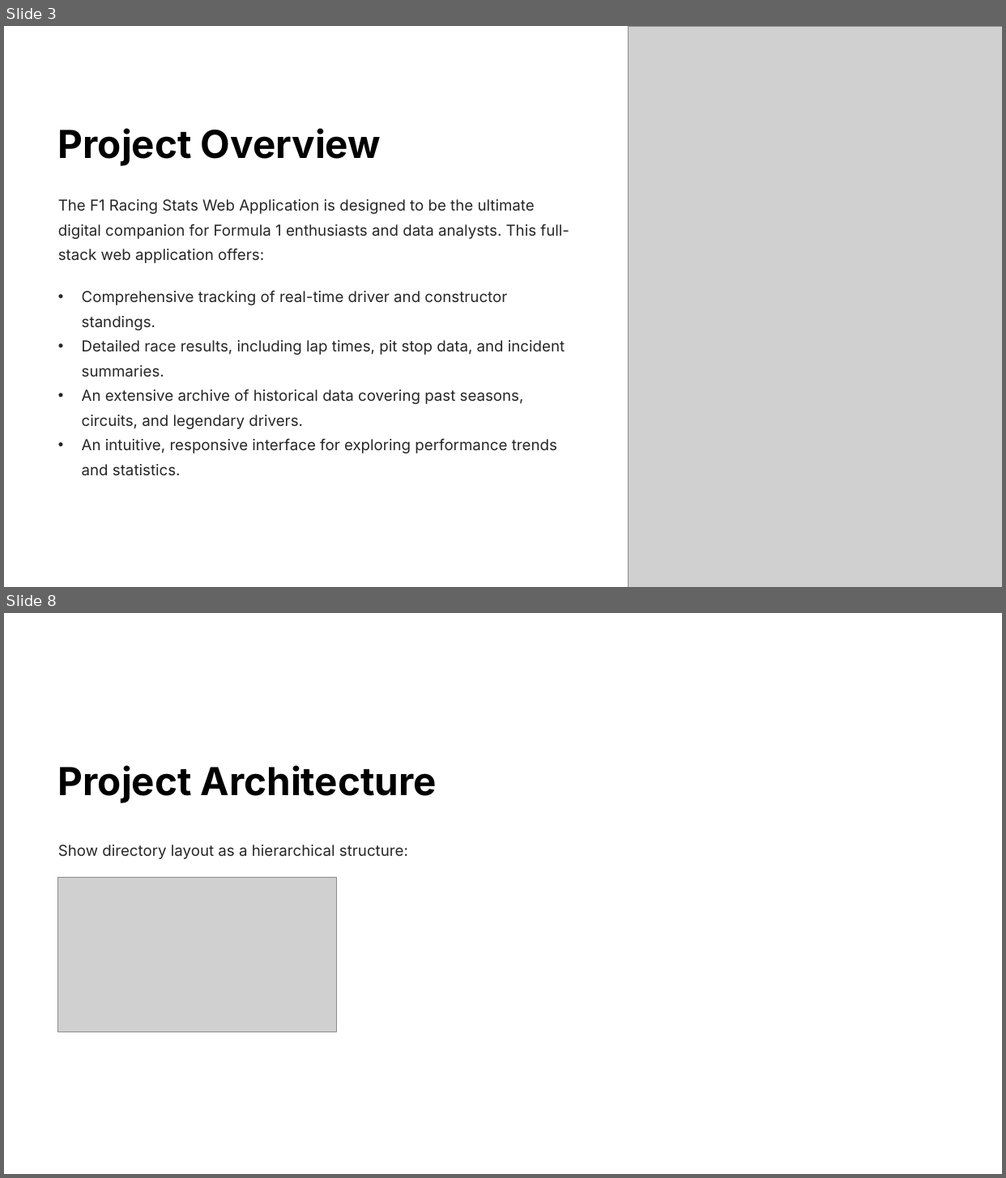
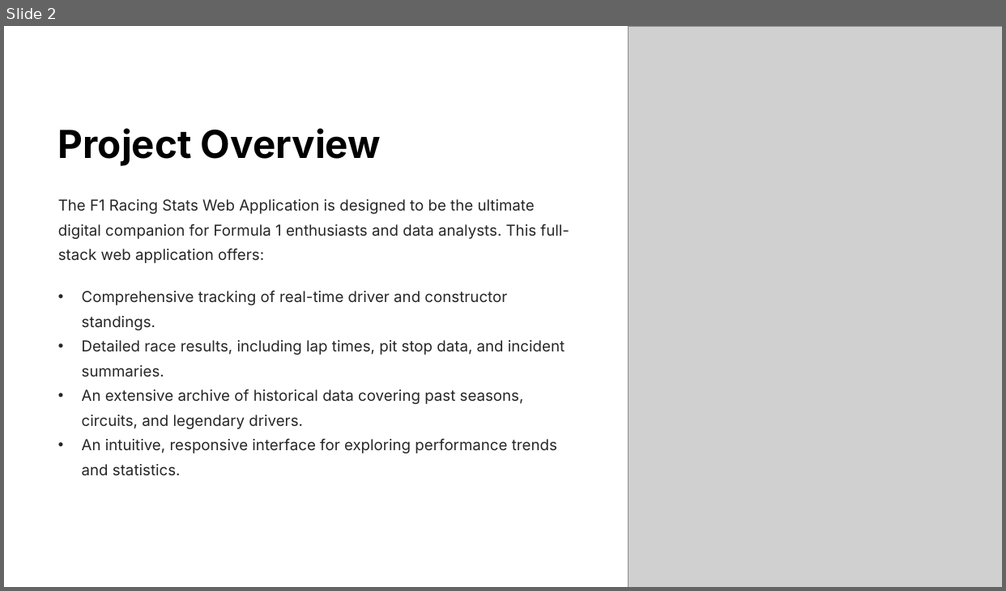
Before and after one commit to Jugaltenario/f1, a slide deck: Untitled.pptx. Shown one above the other, each under a label of ours: slides 3 and 8 before the commit, slide 2 after it; the slides between them are not shown. The pictures are 1006x1178 and 1006x591 pixels, drawn with LibreOffice and Linux fonts; fonts in the diff are those of the drawing; grey boxes stand for pictures; background and template pictures are left out. Boxes give left, top, right and bottom in pixels: in the first picture for what was removed or moved away, otherwise in the second. Text is boxed around its words. In the diff, an @@ line names an element or a change of style, - is before the commit and + after.

```diff
--- a/Untitled.pptx
+++ b/Untitled.pptx
@@ slide 8 removed at [4,613,1002,1174], background #FFFFFF; not listed: 1 template element that a slide beside it also shows @@
@@ text removed at [58,765,437,803] @@
-Project Architecture
@@ text removed at [58,845,408,859] @@
-Show directory layout as a hierarchical structure:
@@ picture removed at [58,877,337,1032] @@
@@ what was slide 3 is now slide 2 @@
```
Also in this commit, not shown: 7 slides changed, 3 other slides removed, 21 other files.
